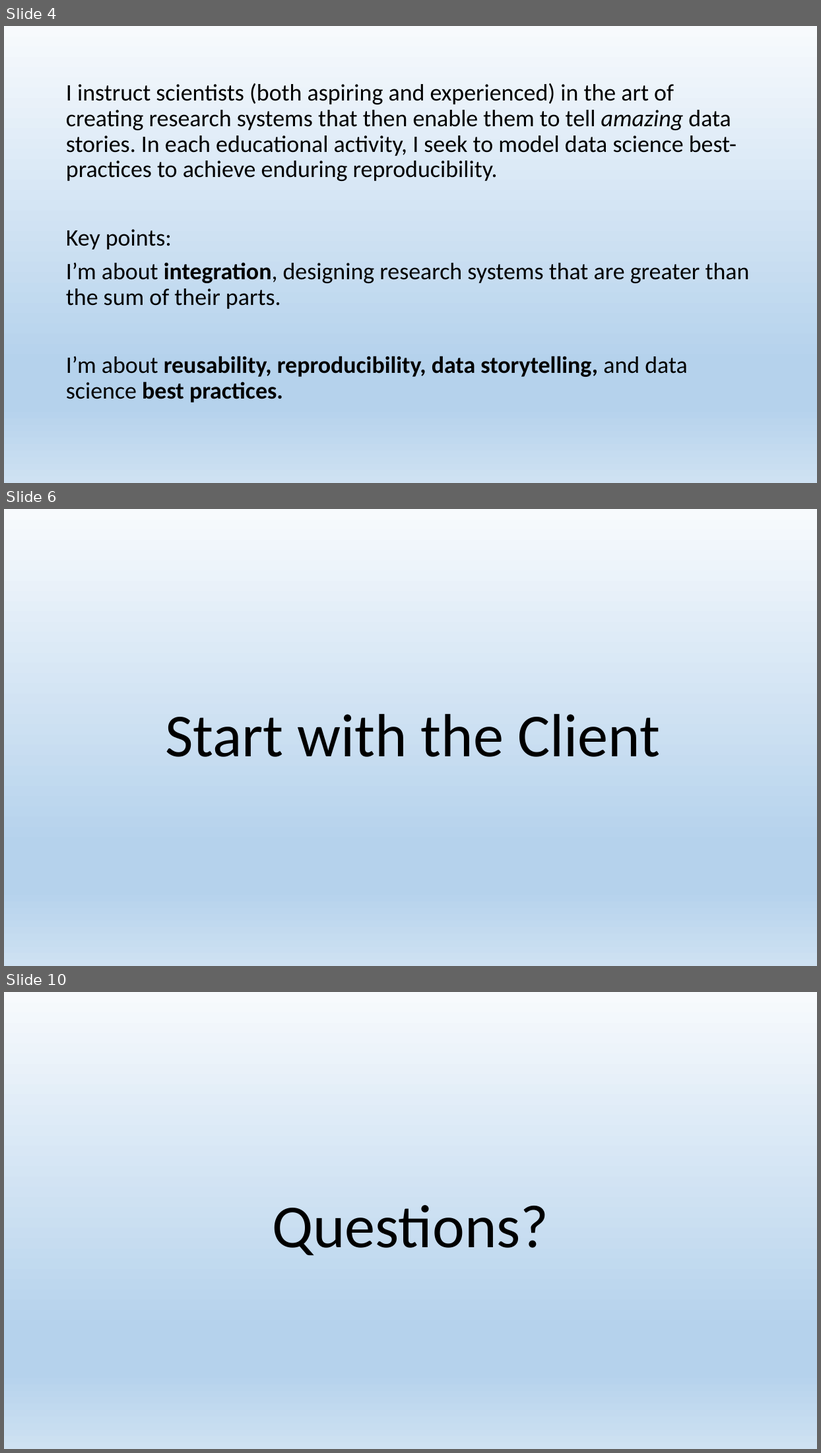
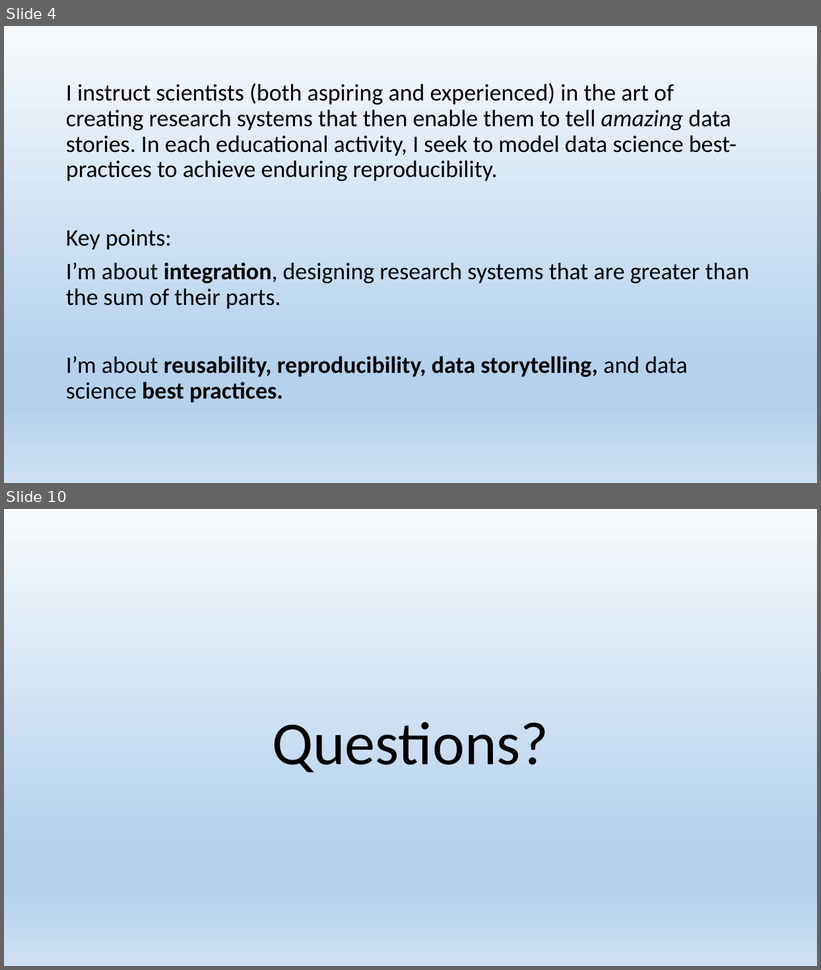
Before and after one commit to mydatastory-dev/projects, a slide deck: _library/library_as_brand.pptx. Shown one above the other, each under a label of ours: slides 4, 6 and 10 before the commit, slides 4 and 10 after it; the slides between them are not shown. The pictures are 821x1453 and 821x970 pixels, drawn with LibreOffice and Linux fonts; fonts in the diff are those of the drawing. Boxes give left, top, right and bottom in pixels: in the first picture for what was removed or moved away, otherwise in the second. Text is boxed around its words. In the diff, an @@ line names an element or a change of style, - is before the commit and + after.

```diff
--- a/_library/library_as_brand.pptx
+++ b/_library/library_as_brand.pptx
@@ slide 6 removed at (x1=4, y1=509, x2=817, y2=966), background gradient #F7FAFD to #B5D2EC to #CEE1F2 @@
@@ text removed at (x1=165, y1=714, x2=660, y2=757) @@
-Start with the Client
```
Also in this commit, not shown: 4 slides changed, 4 slides added, 3 other slides removed.
